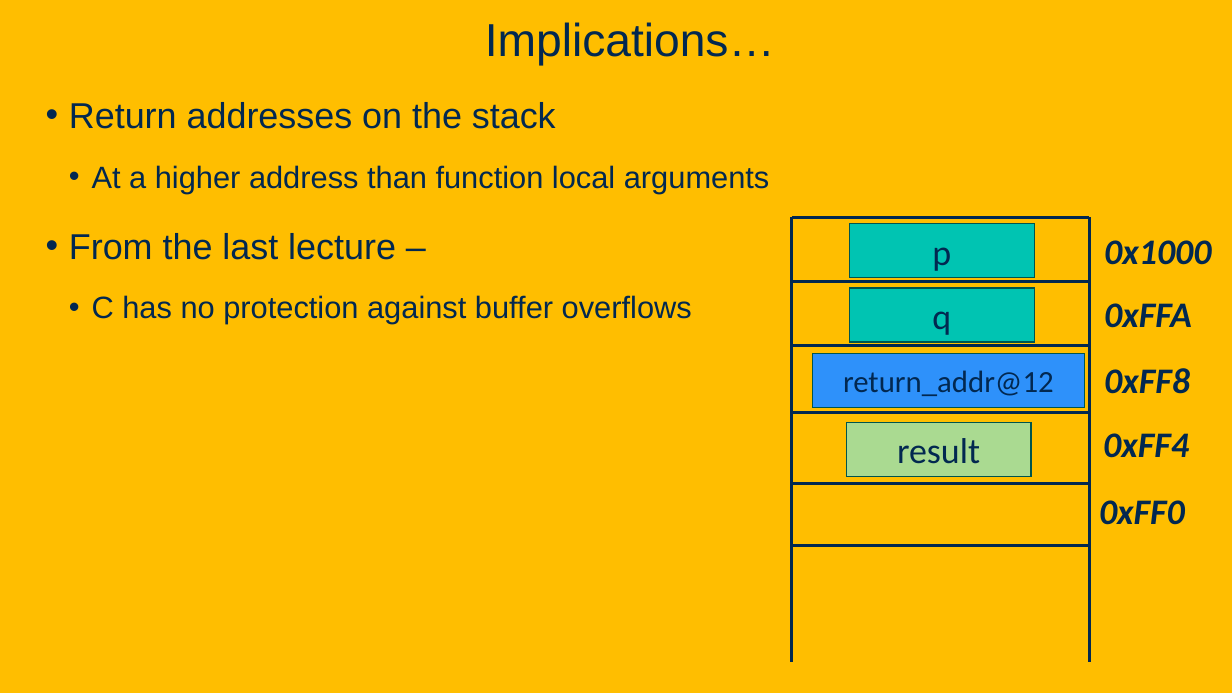
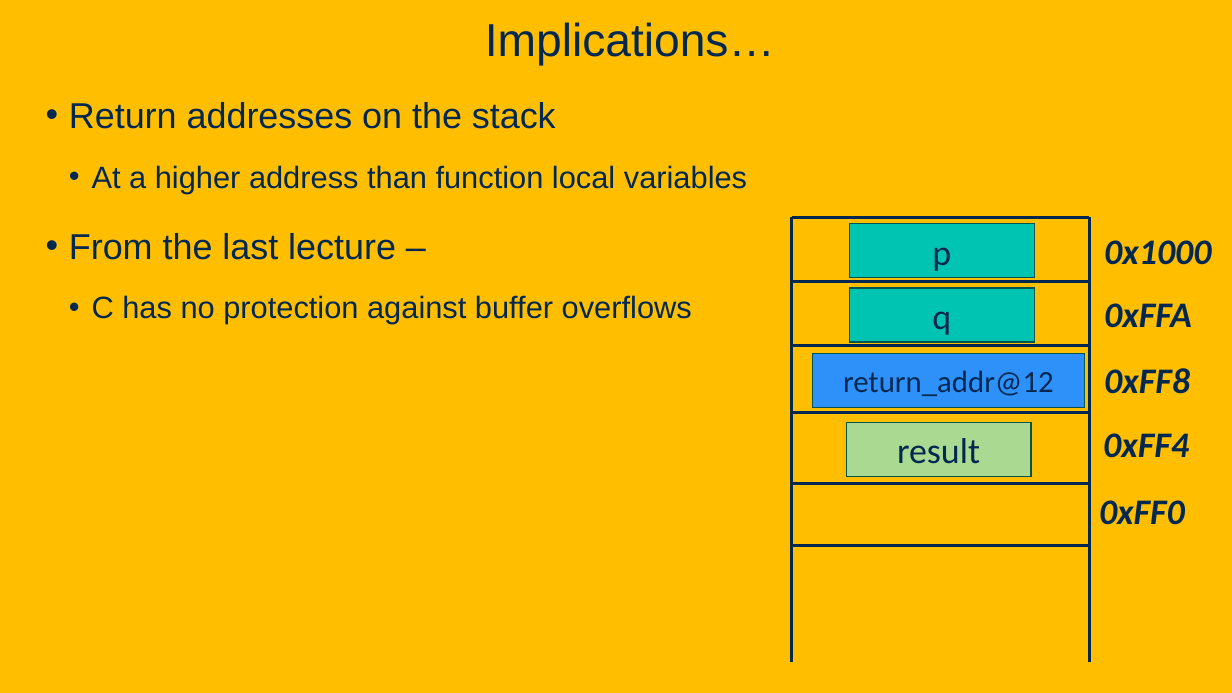
Before and after one commit to davsec-teaching/ECS160-Winter2025, a slide deck: slide 34 of slides/9_software_security.pptx (slide 33 before the commit). Drawn at 1232x693 pixels with LibreOffice and Linux fonts; fonts in the diff are those of the drawing; background and template pictures are left out. Boxes give left, top, right and bottom in pixels: in the first picture for what was removed or moved away, otherwise in the second. Text is boxed around its words. In the diff, an @@ line names an element or a change of style, - is before the commit and + after.

```diff
--- a/slides/9_software_security.pptx
+++ b/slides/9_software_security.pptx
@@ text at (x1=92, y1=165, x2=747, y2=193): text changed @@
-  • At a higher address than function local arguments
+  • At a higher address than function local variables
```
Also in this commit, not shown: 8 other slides changed, 28 slides added.
